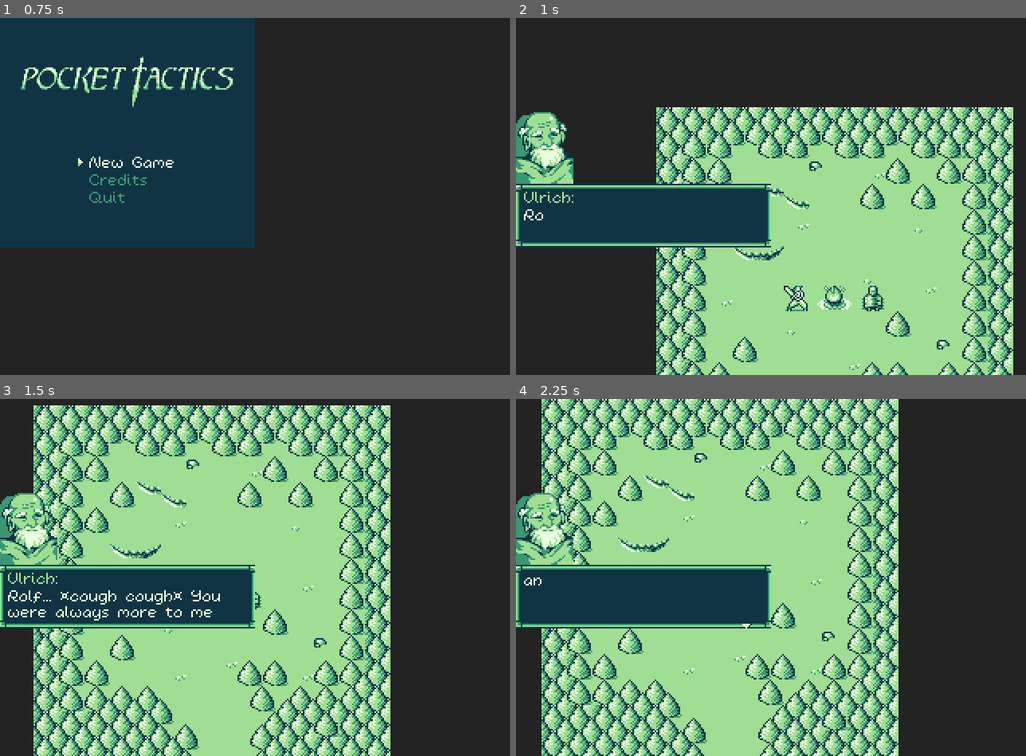
Above: before the commit, frames 1-4 (two rows, left to right).
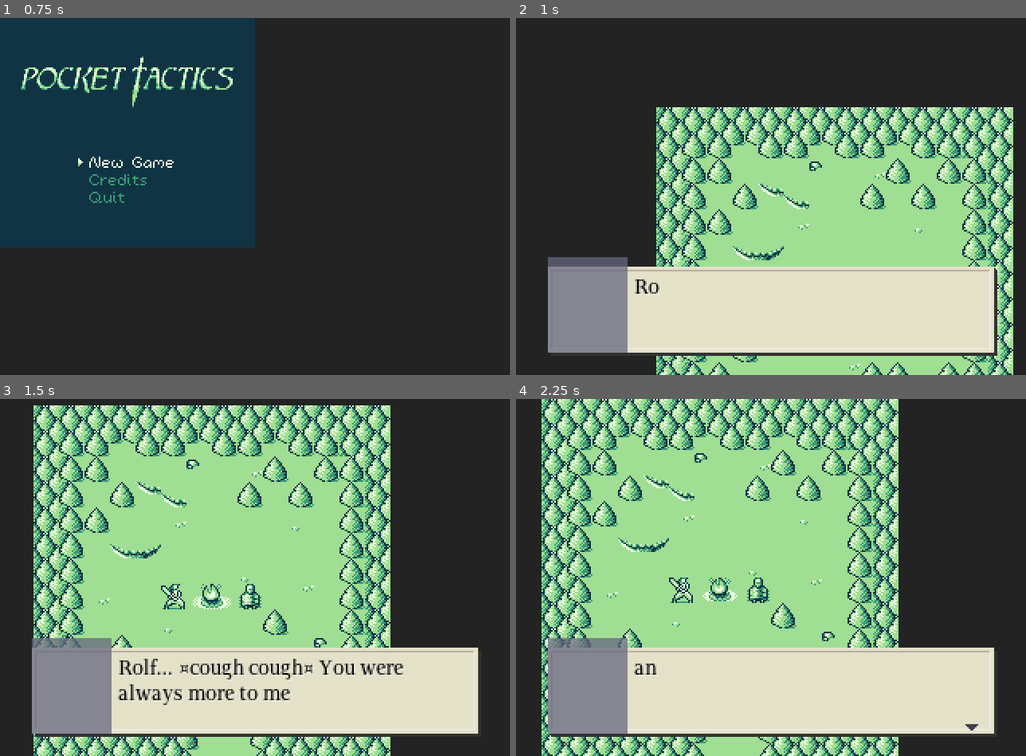
Above: after the commit, the same moments.

Repository: kevinlights/titan_tactics
Game: Godot game, scene res://scenes/landing.tscn
The game is run twice, just before and just after one commit, with the same random seed, the same clock (stepped at 60 frames per second) and the same inputs.
Inputs (mouse positions are in pixels of both pictures, inside the frame that each line leads up to):
- Up to frame 1 (0.75 s): click "New Game" at 0.5 s
- Up to frame 2 (1 s): no input
- Up to frame 3 (1.5 s): move the mouse to (367, 559) at 1.27 s; hold Right (ui_right) from 1.28 s (still down); tap Keypad Enter (ui_accept) at 1.35 s
- Up to frame 4 (2.25 s): tap Keypad Enter (ui_accept) at 1.52, 1.82, 2.1 s; move the mouse to (669, 595) at 2.02 s; release Right (ui_right) at 2.03 s; hold Down (ui_down) from 2.03 s (still down)

Frame 1 is identical in both runs. In frame 2, 32% of the frame differs, in the area x 0-95%, y 26-95%; in frame 3, 32%; in frame 4, 32%.

Commit message:
Using new dialogue box

Diff:
--- a/scenes/dialog2.tscn
+++ b/scenes/dialogue_box.tscn
@@ -1,34 +1,24 @@
-[gd_scene load_steps=3 format=2]
+[gd_scene load_steps=4 format=2]
 
 [ext_resource path="res://fonts/Eyad Al-Samman - Ghibli.otf" type="DynamicFontData" id=1]
+[ext_resource path="res://scripts/gui/dialogue_box.gd" type="Script" id=2]
 
 [sub_resource type="DynamicFont" id=1]
 size = 13
-extra_spacing_char = 1
-extra_spacing_space = 2
 font_data = ExtResource( 1 )
 
-[node name="text options" type="Node2D"]
-
-[node name="Ghibli" type="TextureRect" parent="."]
+[node name="dialogue_box" type="Control"]
+anchor_top = 1.0
+anchor_bottom = 1.0
+margin_top = -84.0
 margin_right = 320.0
-margin_bottom = 399.0
-expand = true
-stretch_mode = 1
+margin_bottom = -4.0
+script = ExtResource( 2 )
 __meta__ = {
 "_edit_use_anchors_": false
 }
 
-[node name="Bg" type="ColorRect" parent="Ghibli"]
-margin_top = 1.0
-margin_right = 320.0
-margin_bottom = 241.0
-color = Color( 0.270588, 0.266667, 0.215686, 1 )
-__meta__ = {
-"_edit_use_anchors_": false
-}
-
-[node name="shadow" type="ColorRect" parent="Ghibli"]
+[node name="shadow" type="ColorRect" parent="."]
 margin_left = 22.0
 margin_top = 18.0
 margin_right = 302.0
@@ -38,7 +28,7 @@
 "_edit_use_anchors_": false
 }
 
-[node name="textbox outline" type="ColorRect" parent="Ghibli"]
+[node name="textbox outline" type="ColorRect" parent="."]
 margin_left = 20.0
 margin_top = 16.0
 margin_right = 300.0
@@ -48,7 +38,7 @@
 "_edit_use_anchors_": false
 }
 
-[node name="textbox shadow" type="ColorRect" parent="Ghibli"]
+[node name="textbox shadow" type="ColorRect" parent="."]
 margin_left = 22.0
 margin_top = 18.0
 margin_right = 297.0
@@ -58,7 +48,7 @@
 "_edit_use_anchors_": false
 }
 
-[node name="textbox highlight" type="ColorRect" parent="Ghibli"]
+[node name="textbox highlight" type="ColorRect" parent="."]
 margin_left = 23.0
 margin_top = 19.0
 margin_right = 298.0
@@ -68,7 +58,7 @@
 "_edit_use_anchors_": false
 }
 
-[node name="textbox2" type="ColorRect" parent="Ghibli"]
+[node name="textbox2" type="ColorRect" parent="."]
 margin_left = 23.0
 margin_top = 19.0
 margin_right = 297.0
@@ -78,7 +68,7 @@
 "_edit_use_anchors_": false
 }
 
-[node name="portrait2" type="ColorRect" parent="Ghibli"]
+[node name="portrait2" type="ColorRect" parent="."]
 margin_left = 20.0
 margin_top = 10.0
 margin_right = 70.0
@@ -88,29 +78,33 @@
 "_edit_use_anchors_": false
 }
 
-[node name="Ghibli" type="RichTextLabel" parent="Ghibli"]
+[node name="text" type="Label" parent="."]
 margin_left = 74.0
 margin_top = 23.0
 margin_right = 294.0
-margin_bottom = 65.0
-custom_fonts/normal_font = SubResource( 1 )
-custom_colors/default_color = Color( 0.0623, 0.0623, 0.07, 1 )
+margin_bottom = 67.0
+custom_fonts/font = SubResource( 1 )
+custom_colors/font_color = Color( 0, 0, 0, 1 )
 custom_colors/font_color_shadow = Color( 0.929412, 0.92549, 0.878431, 1 )
-custom_constants/table_vseparation = 0
-custom_constants/line_separation = 1
 text = "Cyan! Ulrich! Do you know there's a shrine outside the eastern edge?..."
-scroll_active = false
+autowrap = true
+clip_text = true
+percent_visible = -0.0166667
 __meta__ = {
 "_edit_use_anchors_": false
 }
 
-[node name="Polygon2D3" type="Polygon2D" parent="Ghibli"]
+[node name="more" type="Control" parent="."]
+margin_right = 40.0
+margin_bottom = 40.0
+
+[node name="Polygon2D3" type="Polygon2D" parent="more"]
 position = Vector2( 207, 12 )
 scale = Vector2( 0.37612, 0.595258 )
 color = Color( 0.929412, 0.92549, 0.878431, 1 )
 polygon = PoolVector2Array( 198.958, 89.7838, 210.786, 89.7838, 222.614, 89.7838, 210.786, 97.0636 )
 
-[node name="Polygon2D4" type="Polygon2D" parent="Ghibli"]
+[node name="Polygon2D4" type="Polygon2D" parent="more"]
 position = Vector2( 207, 11 )
 scale = Vector2( 0.37612, 0.595258 )
 color = Color( 0.243137, 0.243137, 0.301961, 1 )
--- a/scenes/gui.tscn
+++ b/scenes/gui.tscn
@@ -49,45 +49,46 @@
 [ext_resource path="res://scripts/option_text_focus.gd" type="Script" id=47]
 [ext_resource path="res://scripts/ally.gd" type="Script" id=48]
 [ext_resource path="res://scenes/portraits.tscn" type="PackedScene" id=49]
+[ext_resource path="res://scenes/dialogue_box.tscn" type="PackedScene" id=50]
 
 [sub_resource type="AtlasTexture" id=1]
+atlas = ExtResource( 42 )
+region = Rect2( 0, 0, 36, 50 )
+
+[sub_resource type="AtlasTexture" id=2]
 atlas = ExtResource( 14 )
 region = Rect2( 0, 0, 36, 50 )
 
-[sub_resource type="AtlasTexture" id=2]
+[sub_resource type="AtlasTexture" id=3]
 atlas = ExtResource( 4 )
 region = Rect2( 0, 0, 36, 50 )
 
-[sub_resource type="AtlasTexture" id=3]
+[sub_resource type="AtlasTexture" id=4]
 atlas = ExtResource( 35 )
 region = Rect2( 0, 0, 36, 50 )
 
-[sub_resource type="AtlasTexture" id=4]
+[sub_resource type="AtlasTexture" id=5]
 atlas = ExtResource( 42 )
 region = Rect2( 0, 0, 36, 50 )
 
-[sub_resource type="AtlasTexture" id=5]
+[sub_resource type="AtlasTexture" id=6]
 atlas = ExtResource( 36 )
 region = Rect2( 0, 0, 36, 50 )
 
-[sub_resource type="AtlasTexture" id=6]
+[sub_resource type="AtlasTexture" id=7]
 atlas = ExtResource( 36 )
 region = Rect2( 36, 0, 36, 50 )
 
-[sub_resource type="AtlasTexture" id=7]
-atlas = ExtResource( 42 )
-region = Rect2( 0, 0, 36, 50 )
-
 [sub_resource type="SpriteFrames" id=8]
 animations = [ {
-"frames": [ SubResource( 1 ), SubResource( 2 ), SubResource( 3 ), SubResource( 4 ), SubResource( 5 ), SubResource( 6 ) ],
+"frames": [ SubResource( 1 ) ],
+"loop": true,
+"name": "Rolf",
+"speed": 5.0
+}, {
+"frames": [ SubResource( 2 ), SubResource( 3 ), SubResource( 4 ), SubResource( 5 ), SubResource( 6 ), SubResource( 7 ) ],
 "loop": true,
 "name": "portraits",
-"speed": 5.0
-}, {
-"frames": [ SubResource( 7 ) ],
-"loop": true,
-"name": "Rolf",
 "speed": 5.0
 } ]
 
@@ -178,14 +179,14 @@
 "name": "up",
 "speed": 3.0
 }, {
+"frames": [  ],
+"loop": true,
+"name": "neutral",
+"speed": 3.0
+}, {
 "frames": [ SubResource( 23 ), SubResource( 24 ) ],
 "loop": true,
 "name": "down",
-"speed": 3.0
-}, {
-"frames": [  ],
-"loop": true,
-"name": "neutral",
 "speed": 3.0
 } ]
 
@@ -212,14 +213,14 @@
 "name": "up",
 "speed": 3.0
 }, {
+"frames": [  ],
+"loop": true,
+"name": "neutral",
+"speed": 3.0
+}, {
 "frames": [ SubResource( 28 ), SubResource( 29 ) ],
 "loop": true,
 "name": "down",
-"speed": 3.0
-}, {
-"frames": [  ],
-"loop": true,
-"name": "neutral",
 "speed": 3.0
 } ]
 
@@ -1426,6 +1427,9 @@
 centered = false
 offset = Vector2( -1, 20 )
 script = ExtResource( 24 )
+
+[node name="dialogue_box" parent="." instance=ExtResource( 50 )]
+visible = false
 
 [node name="dialogue" type="Control" parent="."]
 visible = false
--- a/scripts/gui.gd
+++ b/scripts/gui.gd
@@ -178,5 +178,7 @@
 	modal = true
 	active = true
 	print(content.text)
-	$dialogue.set_content(content)
-	$dialogue.show()
+	$dialogue_box.set_content(content)
+#	$dialogue_box.set_text(content.text)
+	$dialogue_box.show()
+#	$dialogue.show()
--- /dev/null
+++ b/scripts/gui/dialogue_box.gd
@@ -0,0 +1,118 @@
+extends Control
+
+var content
+var dialogue_height
+var portrait_offset_friendly = Vector2(18, -25)
+var portrait_offset_enemy = Vector2(142, -25)
+var portrait
+var typing = false
+var typing_cancelled = false
+var typing_timer
+var text_blocks = []
+var current_block = ""
+var rng = RandomNumberGenerator.new()
+
+# Called when the node enters the scene tree for the first time.
+func _ready():
+	pass # Replace with function body.
+
+
+func cancel_typing():
+	typing_cancelled = true
+	typing = false
+#
+#func set_text(text):
+#	$text.text = text
+
+func set_text(text):
+	cancel_typing()
+#	if $background/title.text == "":
+#		$background/body.margin_top = 8
+#	else:
+#		$background/body.margin_top = 18
+	$text.text = ""
+	call_deferred("resize")
+	current_block = text
+	typing = true
+	typing_cancelled = false
+	for i in text:
+		typing_timer = yield(get_tree().create_timer(0.05), "timeout")
+		if not typing_cancelled:
+			$text.text += i
+			rng.randomize()
+			var my_random_number = rng.randf_range(1.1, 1.4)
+#			$textsfx.set_pitch_scale(my_random_number)
+#			$textsfx.play()
+			if $text.get_visible_line_count() > 3:
+				typing_cancelled = true
+		else:
+			break
+	typing = false
+
+func set_content(dialogue_content):
+	$more.hide()
+#	for item in $branches.get_children():
+#		item.hide()
+#	$branches.hide()
+	content = dialogue_content
+	text_blocks = content.text.split("|")
+#	portrait.hide()
+#	if dialogue_content.audio_theme and dialogue_content.audio_theme != "":
+#		var music = get_tree().get_root().get_node("World/music")
+#		music.get_node(Game.get_theme()).stop()
+#		if music.get_node(dialogue_content.audio_theme):
+#			music.get_node(dialogue_content.audio_theme).play()
+#	if dialogue_content.portrait != PT_Dialogue.PORTRAIT.NONE:
+#		var offset = portrait_offset_friendly
+#		if "ai" in portrait_map[dialogue_content.portrait] or "revealed" in portrait_map[dialogue_content.portrait]:
+#			offset = portrait_offset_enemy
+#		portrait.position.x = offset.x
+#		portrait.position.y = 144 - dialogue_height + offset.y
+#		portrait.play(portrait_map[dialogue_content.portrait])
+#		if not has_node("portrait"):
+#			add_child(portrait)
+#		portrait.show()
+#	if dialogue_content.title and dialogue_content.title != "":
+#		set_title(dialogue_content.title)
+#	else:
+#		set_title("")
+	set_text(text_blocks[0])
+	text_blocks.remove(0)
+	print("follow up texts ", text_blocks.size())
+	if text_blocks.size() > 0:
+		print("show more arrow")
+		$more.show()
+#	if content.branches.size() > 0:
+#		$branches.show()
+#		$branches/trigger_1/option_text.text = content.branches[0].text
+#		$branches/trigger_1.show()
+#		$branches/trigger_1.grab_focus()
+#		if content.branches.size() > 1:
+#			$branches/trigger_2/option_text.text = content.branches[1].text
+#			$branches.margin_bottom = 74
+#			$branches/trigger_2.show()
+#		if content.branches.size() > 2:
+#			$branches/trigger_3/option_text.text = content.branches[2].text
+#			$branches/trigger_3.show()
+#			$branches.margin_bottom = 96
+
+func _input(event):
+	if not visible:
+		return
+#	if content.branches.size() > 0:
+#		return
+	if event.is_action("ui_accept") && !event.is_echo() && event.is_pressed():
+		if typing:
+			typing_cancelled = true
+			typing = false
+			$text.text = current_block
+		elif text_blocks.size() > 0:
+			set_text(text_blocks[0])
+			text_blocks.remove(0)
+			if text_blocks.size() > 0:
+				$more.show()
+			else:
+				$more.hide()
+		else:
+			print("dialogue completed")
+			content.complete()
Not shown: 1 places in scenes/gui.tscn that only renumber resources
